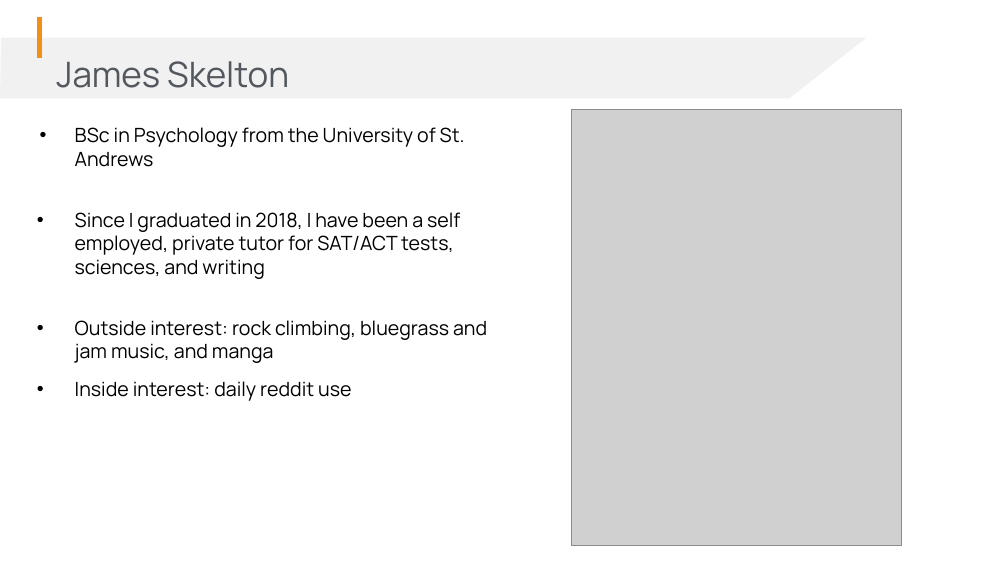
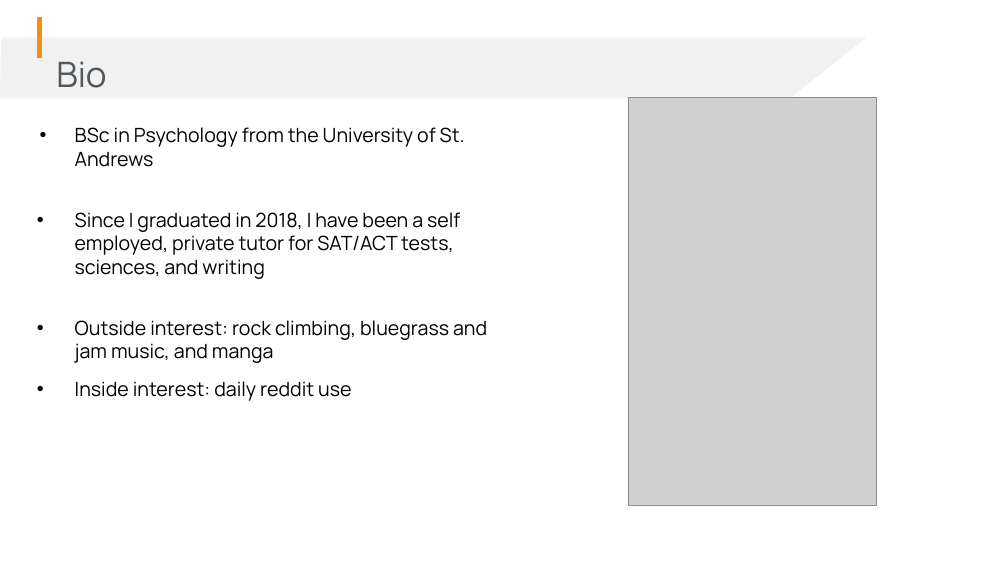
Before and after one commit to Jameshskelton/Simple-Reddit-Scraper, a slide deck: slide 2 of G103-capstone-1-pres-draft-1.pptx. Drawn at 1008x567 pixels with LibreOffice and Linux fonts; fonts in the diff are those of the drawing; grey boxes stand for pictures; background and template pictures are left out. Boxes give left, top, right and bottom in pixels: in the first picture for what was removed or moved away, otherwise in the second. Text is boxed around its words. In the diff, an @@ line names an element or a change of style, - is before the commit and + after.

```diff
--- a/G103-capstone-1-pres-draft-1.pptx
+++ b/G103-capstone-1-pres-draft-1.pptx
@@ text at [56, 61, 106, 88]: text changed @@
-James Skelton
+Bio
@@ picture: place and size @@
-picture at [572, 110, 902, 545]
+picture at [629, 98, 876, 505]
```
Also in this commit, not shown: 5 other slides changed, 1 slide added, 1 other file.
